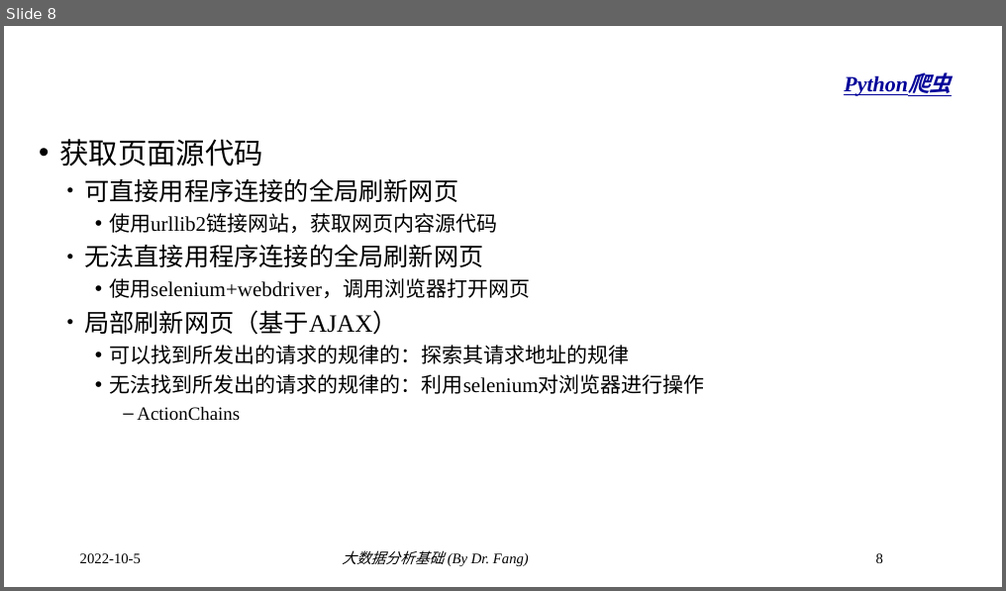
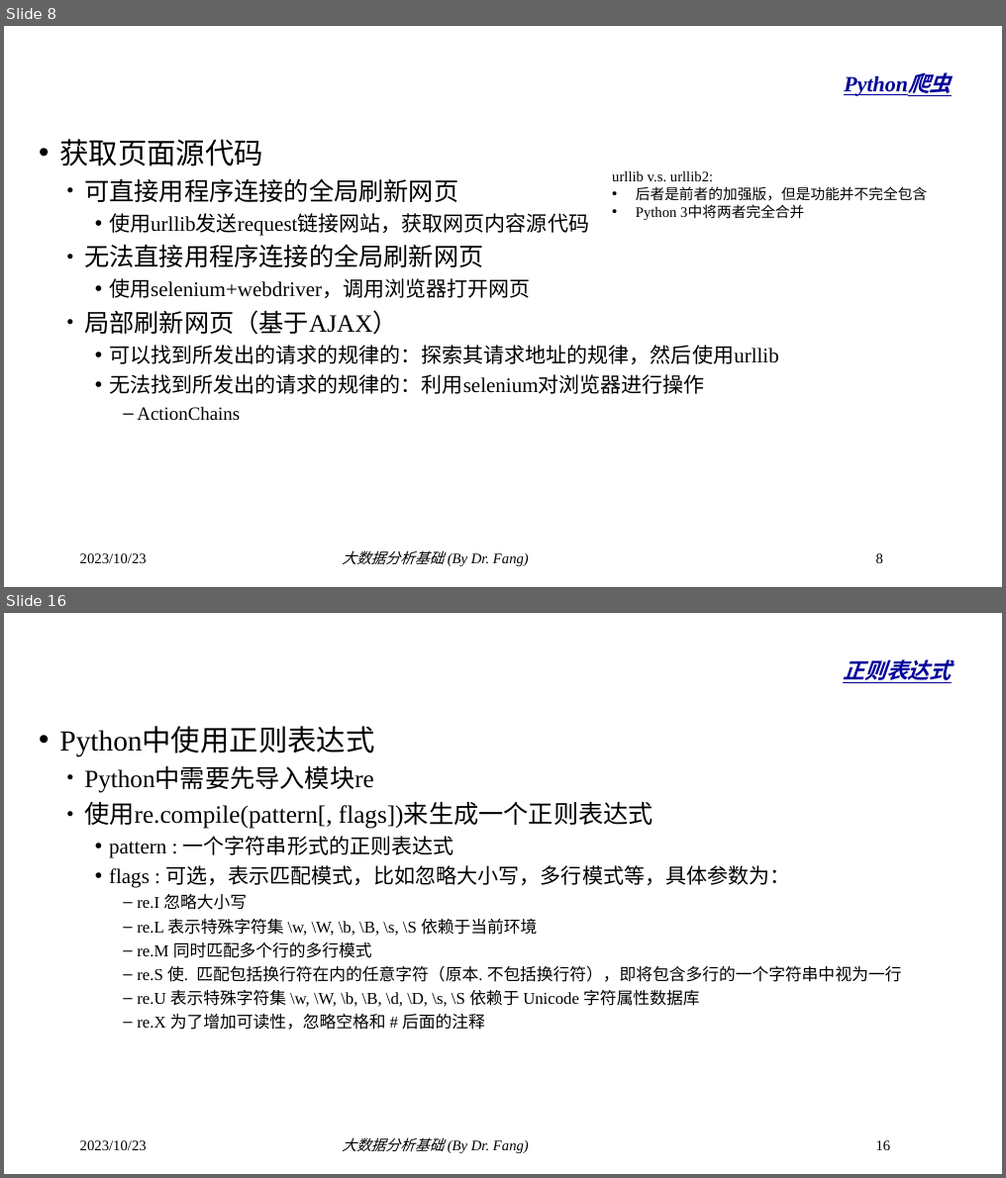
Before and after one commit to dr-fang/BDA, a slide deck: slides/3_PythonCrawler.pptx. Shown one above the other, each under a label of ours: slide 8 before the commit, slides 8 and 16 after it; the slides between them are not shown. The pictures are 1006x591 and 1006x1178 pixels, drawn with LibreOffice and Linux fonts; fonts in the diff are those of the drawing; background and template pictures are left out. Boxes give left, top, right and bottom in pixels: in the first picture for what was removed or moved away, otherwise in the second. Text is boxed around its words. In the diff, an @@ line names an element or a change of style, - is before the commit and + after.

```diff
--- a/slides/3_PythonCrawler.pptx
+++ b/slides/3_PythonCrawler.pptx
@@ slide 16 added at (x1=4, y1=613, x2=1002, y2=1174), background #FFFFFF @@
@@ title added at (x1=843, y1=660, x2=951, y2=683), 36 pt, text #000099, bold, italic, underline @@
+正则表达式
@@ text added at (x1=59, y1=728, x2=902, y2=1030), 16 pt, text #000000 @@
+• Python中使用正则表达式
+  • Python中需要先导入模块re
+  • 使用re.compile(pattern[, flags])来生成一个正则表达式
+    • pattern : 一个字符串形式的正则表达式
+    • flags : 可选，表示匹配模式，比如忽略大小写，多行模式等，具体参数为：
+      – re.I 忽略大小写
+      – re.L 表示特殊字符集 \w, \W, \b, \B, \s, \S 依赖于当前环境
+      – re.M 同时匹配多个行的多行模式
+      – re.S 使. 匹配包括换行符在内的任意字符（原本. 不包括换行符），即将包含多行的一个字符串中视为一行
+      – re.U 表示特殊字符集 \w, \W, \b, \B, \d, \D, \s, \S 依赖于 Unicode 字符属性数据库
+      – re.X 为了增加可读性，忽略空格和 # 后面的注释
@@ text added at (x1=80, y1=1141, x2=147, y2=1151), 14 pt, text #000000 @@
+2023/10/23
@@ text added at (x1=342, y1=1138, x2=529, y2=1154), 14 pt, text #000000, italic @@
+大数据分析基础 (By Dr. Fang)
@@ page number added at (x1=876, y1=1141, x2=891, y2=1151), 14 pt, text #000000 @@
+16
@@ slide 8 changed as well @@
@@ text added at (x1=612, y1=171, x2=927, y2=220), 14 pt, text #000000 @@
+urllib v.s. urllib2:
+• 后者是前者的加强版，但是功能并不完全包含
+• Python 3中将两者完全合并
@@ text at (x1=109, y1=213, x2=589, y2=236): text changed @@
-    • 使用urllib2链接网站，获取网页内容源代码
+    • 使用urllib发送request链接网站，获取网页内容源代码
@@ text at (x1=109, y1=345, x2=779, y2=365): text changed @@
-    • 可以找到所发出的请求的规律的：探索其请求地址的规律
+    • 可以找到所发出的请求的规律的：探索其请求地址的规律，然后使用urllib
@@ text at (x1=80, y1=554, x2=147, y2=564): text changed @@
-2022-10-5
+2023/10/23
```
Also in this commit, not shown: 10 other slides changed, 8 other slides added.
